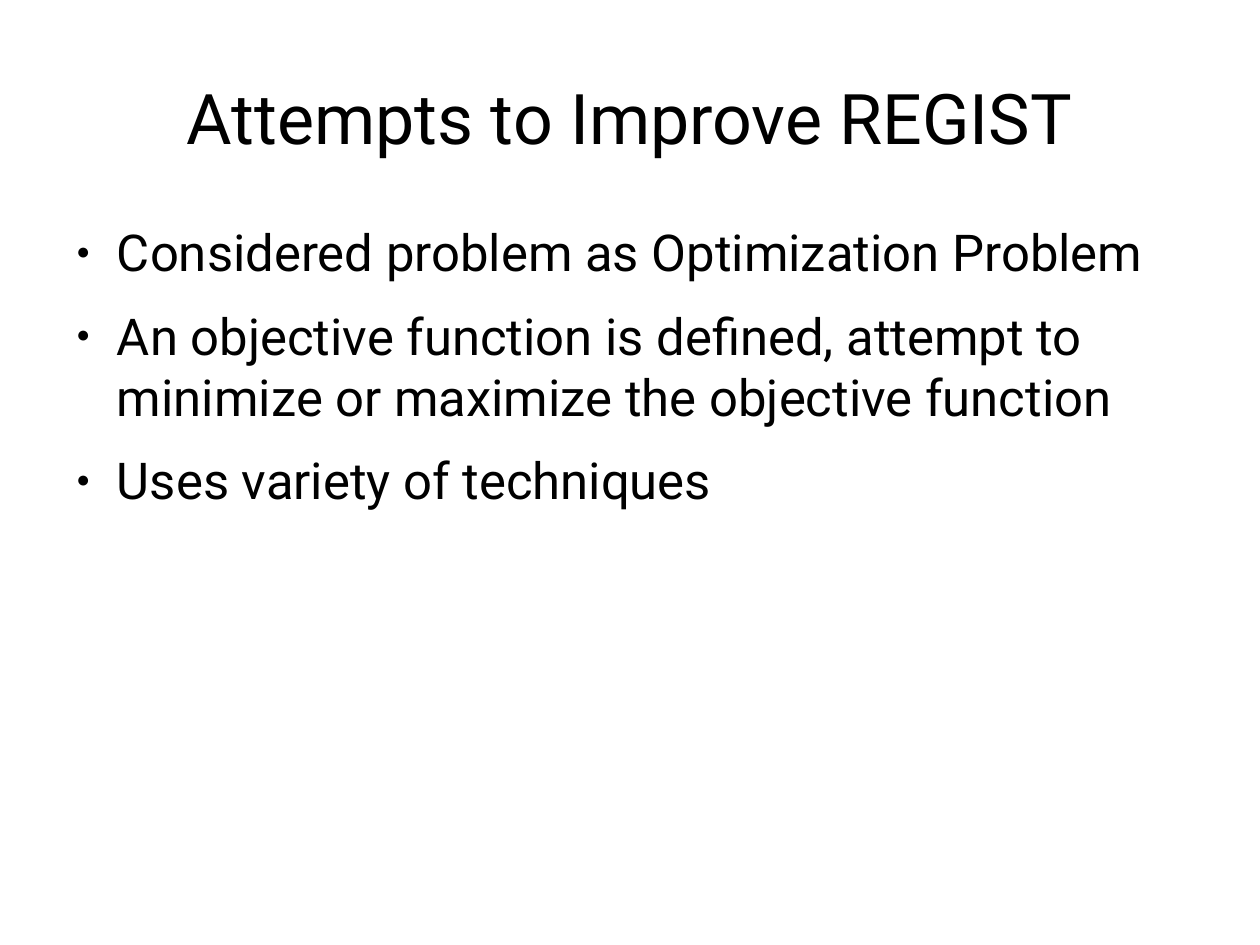
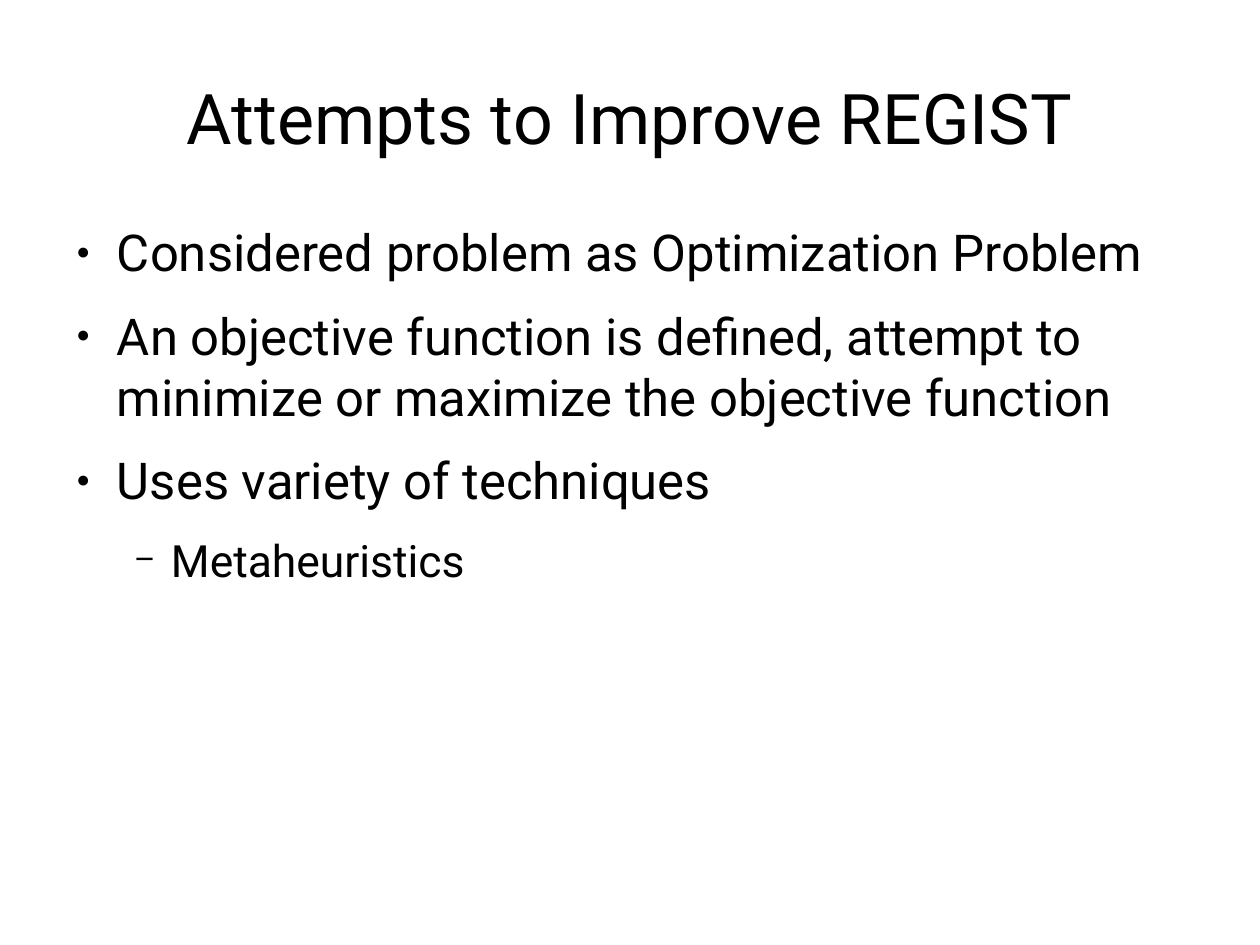
Before and after one commit to jachermocilla/jach-homepage, a slide deck: slide 22 of seminar-2008.odp. Drawn at 1260x945 pixels with LibreOffice and Linux fonts; fonts in the diff are those of the drawing. Boxes give left, top, right and bottom in pixels: in the first picture for what was removed or moved away, otherwise in the second. Text is boxed around its words. In the diff, an @@ line names an element or a change of style, - is before the commit and + after.

```diff
--- a/seminar-2008.odp
+++ b/seminar-2008.odp
@@ text at (171, 543, 465, 578): paragraph added @@
+  − Metaheuristics
```
Also in this commit, not shown: 8 other slides changed, 1 slide added.
